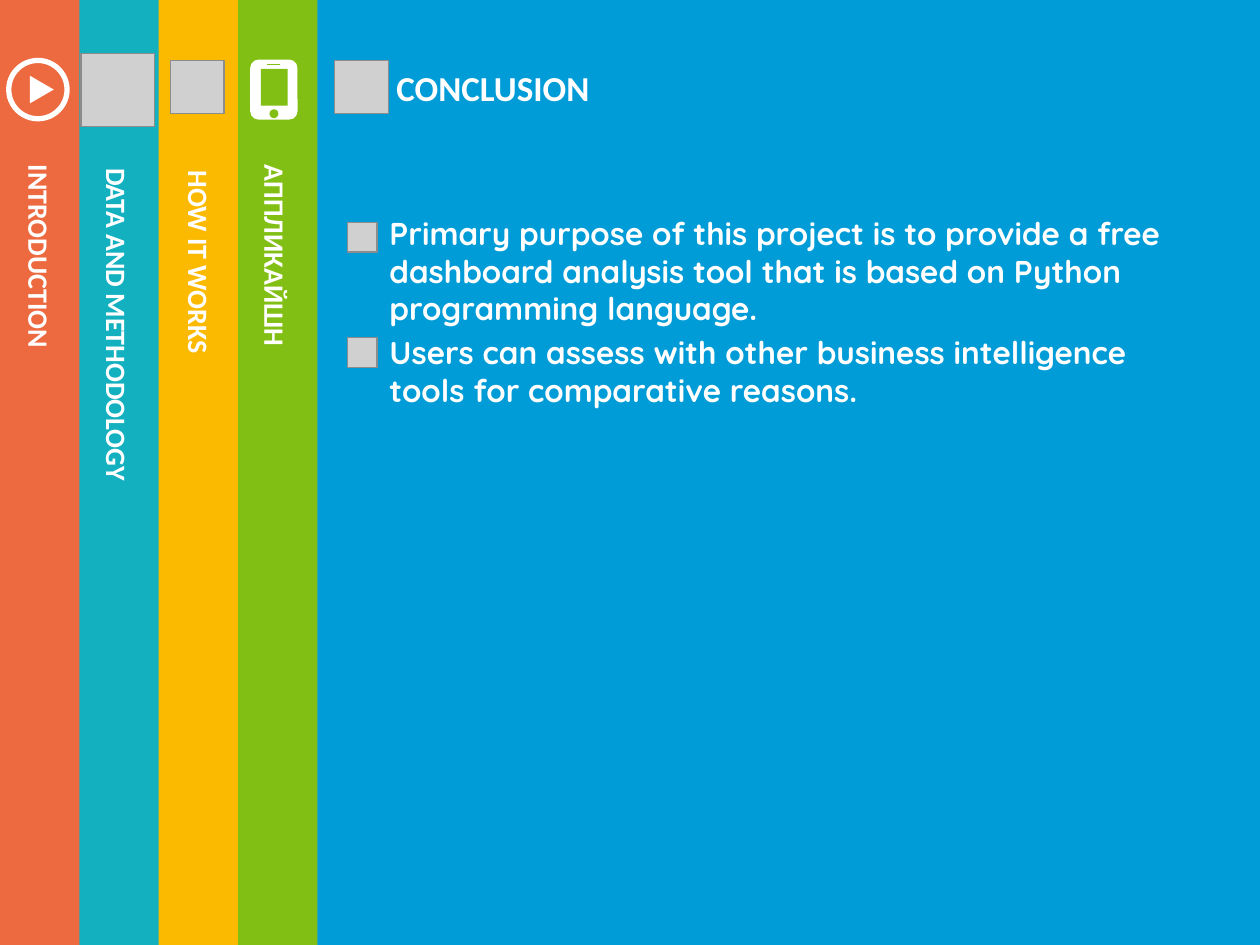
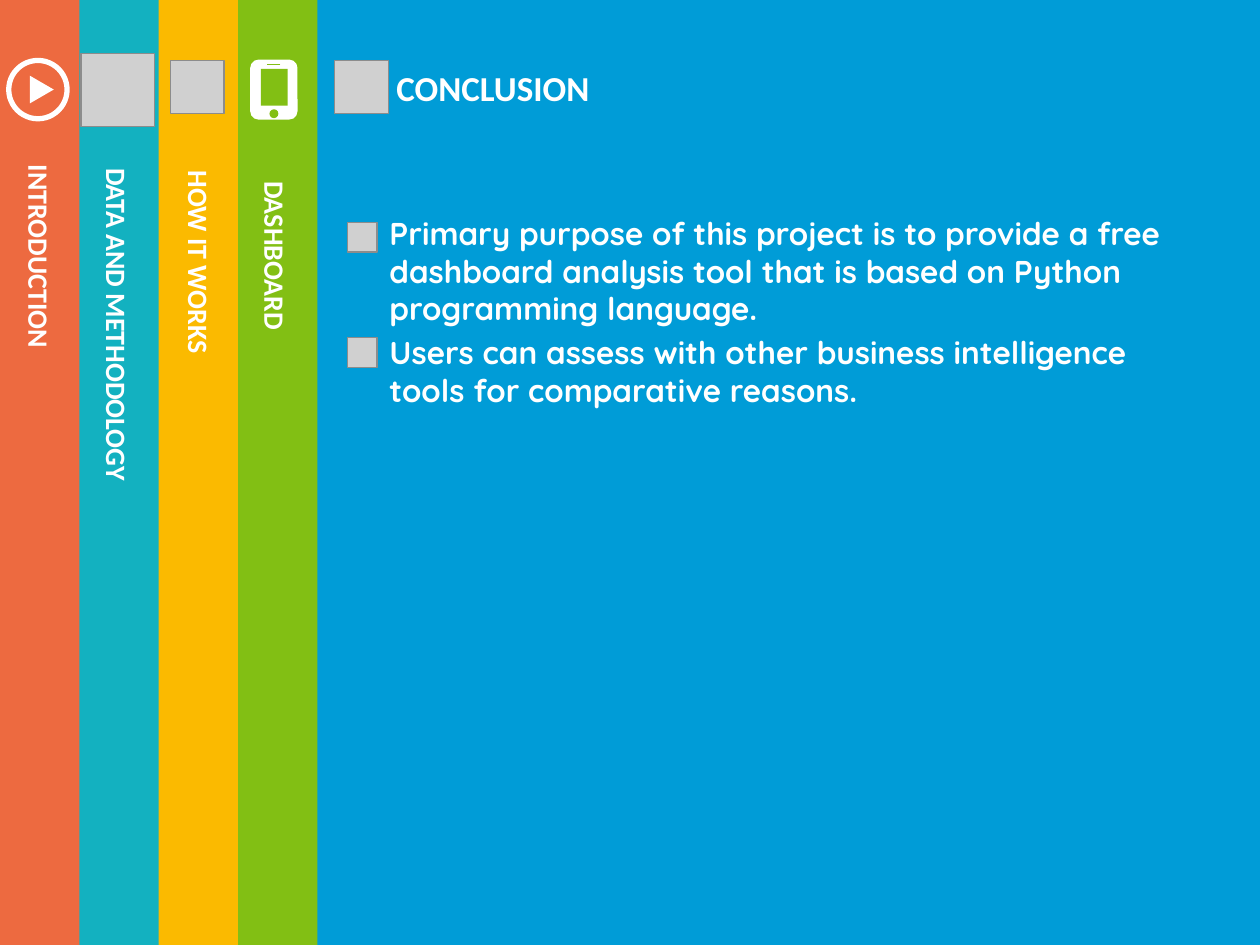
Before and after one commit to tserendorj/test2, a slide deck: slide 11 of Presentation_for_Capstone.pptx. Drawn at 1260x945 pixels with LibreOffice and Linux fonts; fonts in the diff are those of the drawing; grey boxes stand for pictures. Boxes give left, top, right and bottom in pixels: in the first picture for what was removed or moved away, otherwise in the second. Text is boxed around its words. In the diff, an @@ line names an element or a change of style, - is before the commit and + after.

```diff
--- a/Presentation_for_Capstone.pptx
+++ b/Presentation_for_Capstone.pptx
@@ text at bbox=[257, 195, 291, 326]: text changed @@
-АППЛИКАЙШН
+DASHBOARD
```
